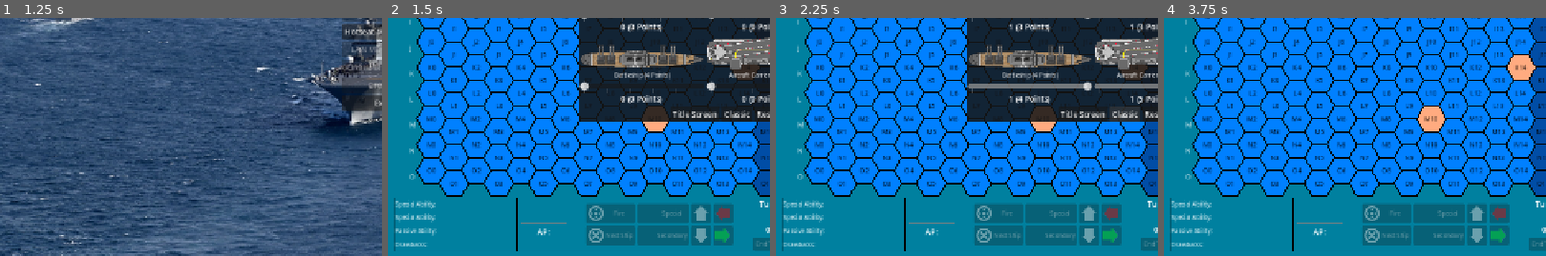
Above: before the commit, frames 1-4 (left to right).
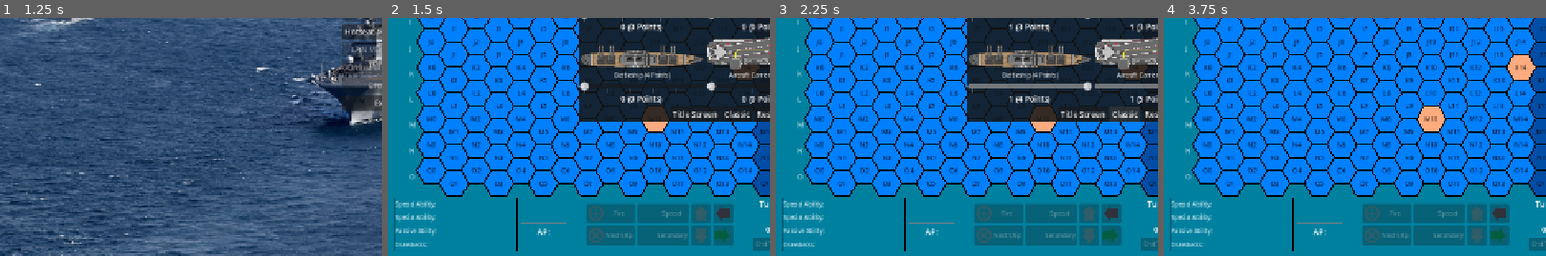
Above: after the commit, the same moments.

Repository: rsucco/flotilla
Game: Godot game, scene res://title_screen.tscn
The game is run twice, just before and just after one commit, with the same random seed, the same clock (stepped at 60 frames per second) and the same inputs. Sound files missing from this copy of the repository are replaced by a short silence.
Inputs (mouse positions are % of the whole screen's width and height, from its top left):
- Up to frame 1 (1.25 s): tap Enter at 0.5 s; move the mouse to (72, 45) at 0.52 s; hold Shift from 0.53 s (still down); click (72, 45) at 0.67 s
- Up to frame 2 (1.5 s): release Shift at 1.25 s; click "Hotseat Multiplayer" at 1.25 s
- Up to frame 3 (2.25 s): click "Classic" at 2 s
- Up to frame 4 (3.75 s): click "Classic" at 2.75 s; click "OK" at 3.5 s
The pictures show only the part of the screen within x 0-50%, y 50-100%; the shares and areas given below are measured in that part.

Frame 1 is identical in both runs. In frame 2, 0.8% of the frame differs, in the area x 52-90%, y 78-95%; in frame 3, 0.8%; in frame 4, 0.8%.

Commit message:
Dim disabled button icons
The engine only drops a disabled icon to 40% alpha, which left the red and
green rotate arrows looking usable. Darken them as well.

Co-Authored-By: Claude Opus 5.5 <noreply@anthropic.com>
Claude-Session: https://claude.ai/code/session_01RJFCS1KpiK39dTeUkNSBMU

Diff:
--- a/theme.tres
+++ b/theme.tres
@@ -18,4 +18,5 @@
 
 [resource]
 default_font_size = 13
+Button/colors/icon_disabled_color = Color(0.35, 0.35, 0.35, 0.5)
 TooltipPanel/styles/panel = SubResource("StyleBoxFlat_tooltip")
